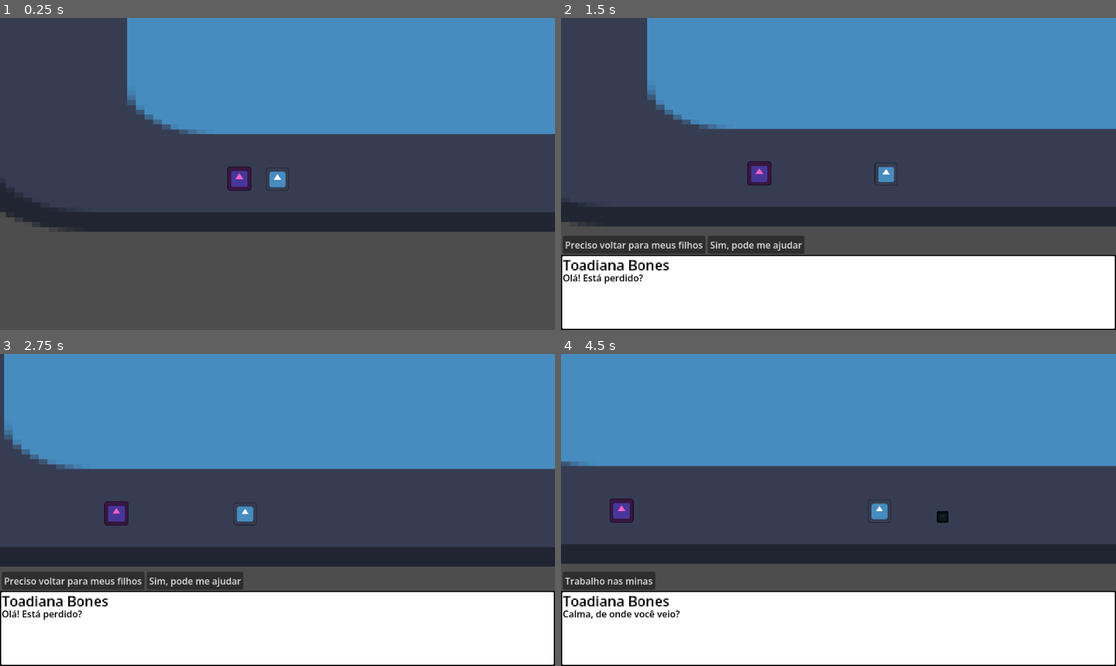
Above: before the commit, frames 1-4 (two rows, left to right).
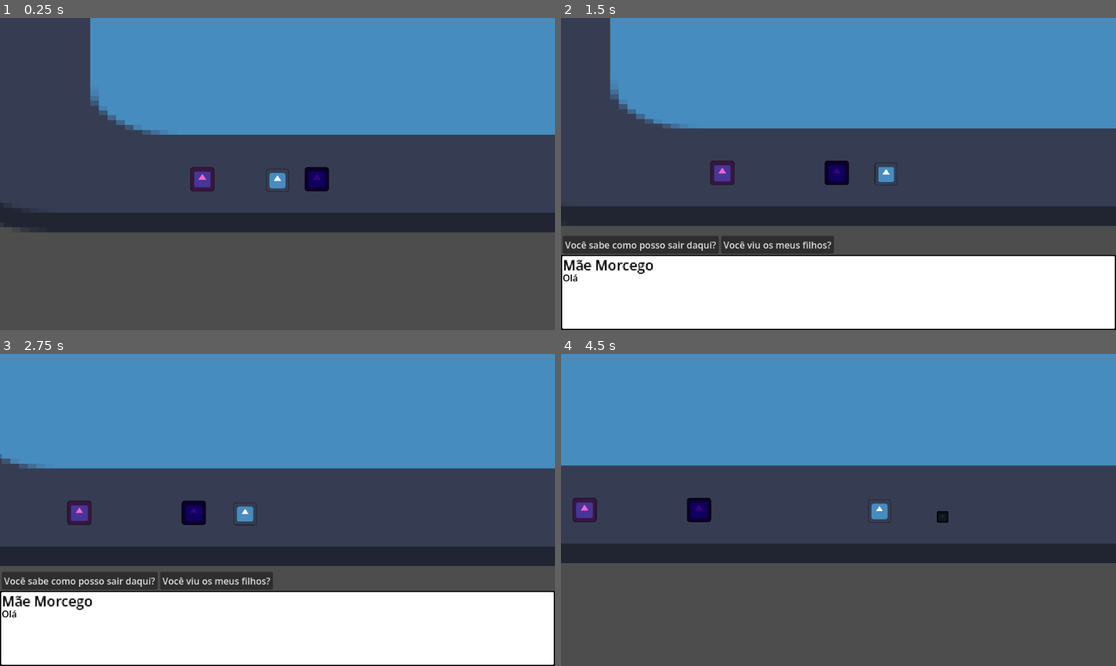
Above: after the commit, the same moments.

Repository: OTalDoPedrinho/-not-mine-story
Game: Godot game, scene res://cenas/cena_01.tscn
The game is run twice, just before and just after one commit, with the same random seed, the same clock (stepped at 60 frames per second) and the same inputs. The engine's default icon, where the game draws it, is replaced by a stand-in: a white triangle on a blue panel in a dark square.
Inputs (mouse positions are in pixels of both pictures, inside the frame that each line leads up to):
- Up to frame 1 (0.25 s): no input
- Up to frame 2 (1.5 s): move the mouse to (960, 158) at 0.52 s; hold W (act) 0.53-1.28 s; hold D (right) from 0.53 s (still down); click (960, 158) at 0.67 s; tap Space (jump) at 0.77 s; move the mouse to (727, 189) at 1.27 s; tap W (act) at 1.35 s
- Up to frame 3 (2.75 s): tap Space (jump) at 1.52 s; move the mouse to (333, 441) at 2.02 s; release D (right) at 2.03 s; hold A (left) from 2.03 s (still down); hold W (act) from 2.03 s (still down); click (333, 441) at 2.1 s
- Up to frame 4 (4.5 s): move the mouse to (810, 572) at 2.77 s; release A (left) at 2.78 s; release W (act) at 2.78 s; hold D (right) 2.78-3.5 s; tap Shift (dash) at 2.85 s; click (810, 572) at 2.92 s; tap Space (jump) at 3.02 s; tap W (act) at 3.05 s; click (577, 581) at 3.5 s, where only the run after the commit has a clickable "Vi não"; move the mouse to (1005, 556) at 4.27 s; hold D (right) from 4.28 s (still down); hold W (act) from 4.28 s (still down); right-click (1005, 556) at 4.35 s

The runs differ from the first frame. In frame 1, 4.5% of the frame differs, in the area x 0-100%, y 0-69%; in frame 2, 5.7%; in frame 3, 3.9%; in frame 4, 26%, in the area x 0-100%, y 34-100%.

Commit message:
dialogo parte sla porra

Diff:
--- a/cenas/cena_01.tscn
+++ b/cenas/cena_01.tscn
@@ -2,10 +2,11 @@
 
 [ext_resource type="Texture2D" uid="uid://c6ie2v10trmjk" path="res://icon.svg" id="1_tayw6"]
 [ext_resource type="PackedScene" uid="uid://dxbthm5ini32n" path="res://cenas/player.tscn" id="2_is7n3"]
-[ext_resource type="PackedScene" uid="uid://dbyen4fo13nbj" path="res://cenas/toadiana_bones.tscn" id="4_jp4th"]
+[ext_resource type="PackedScene" uid="uid://cg76qeu011cgv" path="res://cenas/npcs/bat_mom.tscn" id="4_ce8lm"]
+[ext_resource type="PackedScene" uid="uid://dbyen4fo13nbj" path="res://cenas/npcs/toadiana_bones.tscn" id="4_jp4th"]
 
 [sub_resource type="RectangleShape2D" id="RectangleShape2D_is7n3"]
-size = Vector2(1163, 115)
+size = Vector2(1163, 114.5)
 
 [sub_resource type="RectangleShape2D" id="RectangleShape2D_ur80h"]
 size = Vector2(20, 658)
@@ -23,7 +24,7 @@
 [node name="Floor" type="StaticBody2D" parent="." unique_id=240617675]
 
 [node name="CollisionShape2D" type="CollisionShape2D" parent="Floor" unique_id=346820954]
-position = Vector2(497, 562)
+position = Vector2(497, 562.25)
 shape = SubResource("RectangleShape2D_is7n3")
 
 [node name="LWall" type="StaticBody2D" parent="." unique_id=12602392]
@@ -39,7 +40,10 @@
 shape = SubResource("RectangleShape2D_ce8lm")
 
 [node name="Player" parent="." unique_id=1428523968 instance=ExtResource("2_is7n3")]
-position = Vector2(280, 485)
+position = Vector2(312, 484)
 
 [node name="Toadiana Bones" parent="." unique_id=1378502993 instance=ExtResource("4_jp4th")]
 position = Vector2(247, 494)
+
+[node name="Bat Mom" parent="." unique_id=1092346314 instance=ExtResource("4_ce8lm")]
+position = Vector2(346, 494)
--- a/cenas/dialogue.tscn
+++ b/cenas/dialogue.tscn
@@ -1,6 +1,6 @@
 [gd_scene format=3 uid="uid://ck7o8oj4850m5"]
 
-[ext_resource type="Script" uid="uid://dnjxxutyx4xvc" path="res://scripts/dialogue.gd" id="1_2a7po"]
+[ext_resource type="Script" uid="uid://dnjxxutyx4xvc" path="res://scripts/dialogue_canvaslayer.gd" id="1_2a7po"]
 [ext_resource type="Texture2D" uid="uid://b7g8irw0tt3lt" path="res://sprites/TextBox.png" id="2_3e78c"]
 
 [node name="Dialogue" type="CanvasLayer" unique_id=2076664990]
--- /dev/null
+++ b/cenas/npcs/bat_mom.tscn
@@ -0,0 +1,20 @@
+[gd_scene format=3 uid="uid://cg76qeu011cgv"]
+
+[ext_resource type="Script" uid="uid://bn74mv6qyrn4t" path="res://scripts/classes/npc_class.gd" id="1_qabw6"]
+[ext_resource type="Texture2D" uid="uid://c6ie2v10trmjk" path="res://icon.svg" id="2_2sctj"]
+
+[sub_resource type="CircleShape2D" id="CircleShape2D_hurt8"]
+radius = 27.018513
+
+[node name="Bat Mom" type="Area2D" unique_id=1378502993]
+script = ExtResource("1_qabw6")
+json_path = "res://dialogos/bat_mom.json"
+metadata/_custom_type_script = "uid://bn74mv6qyrn4t"
+
+[node name="CollisionShape2D" type="CollisionShape2D" parent="." unique_id=1003203557]
+shape = SubResource("CircleShape2D_hurt8")
+
+[node name="Sprite2D" type="Sprite2D" parent="." unique_id=1086637331]
+modulate = Color(0.21675432, 0.00053088216, 0.49836564, 1)
+scale = Vector2(0.16406251, 0.1640625)
+texture = ExtResource("2_2sctj")
--- /dev/null
+++ b/dialogos/bat_mom.json
@@ -0,0 +1,84 @@
+{
+  "id": "bat_mom",
+  "name": "Mãe Morcego",
+  "encontros": {
+	"0": {
+	  "name": "Mãe Morcego",
+	  "falas": [
+		{
+		  "id": "inicio",
+		  "texto": "Olá",
+		  "opcoes": [
+			{
+			  "texto": "Você sabe como posso sair daqui?",
+			  "proximo": "explicar_saida"
+			},
+			{
+			  "texto": "Você viu os meus filhos?",
+			  "proximo": "perguntar_filhos"
+			}
+		  ]
+		},
+		{
+		  "id": "explicar_saida",
+		  "texto": "Seguindo até o fim da mina. Passando pelos insetos e os estranhos.\nNo final é só subir, mas...",
+		  "proximo": "perguntar_filhos"
+		},
+		{
+		  "id": "perguntar_filhos",
+		  "texto": "Você viu os meus filhos?",
+		  "opcoes": [
+			{
+			  "texto": "Vi não",
+			  "proximo": "fim_triste"
+			},
+			{
+			  "texto": "Os morceguinhos?",
+			  "proximo": "confirmar_filhos"
+			}
+		  ]
+		},
+		{
+		  "id": "confirmar_filhos",
+		  "texto": "Sim, eles mesmo",
+		  "opcoes": [
+			{
+			  "texto": "Sim",
+			  "proximo": "perguntar_machucou"
+			},
+			{
+			  "texto": "Não",
+			  "proximo": "fim_triste"
+			}
+		  ]
+		},
+		{
+		  "id": "perguntar_machucou",
+		  "texto": "Mas você fez algo com eles? Eles não sabem o que fazem.\nA Escuridão fez isso com eles. Não sei o que faria se algum se machucasse.",
+		  "opcoes": [
+			{
+			  "texto": "Não",
+			  "proximo": "fim_feliz"
+			},
+			{
+			  "texto": "Sim",
+			  "proximo": "fim_honesto"
+			}
+		  ]
+		},
+		{
+		  "id": "fim_triste",
+		  "texto": "Ah que pena. Obrigado. Tchau"
+		},
+		{
+		  "id": "fim_feliz",
+		  "texto": "Ah que bom. Mal posso esperar para ver eles"
+		},
+		{
+		  "id": "fim_honesto",
+		  "texto": "Ah. Talvez não tivesse como reverter. Obrigado pela honestidade"
+		}
+	  ]
+	}
+  }
+}
--- a/project.godot
+++ b/project.godot
@@ -74,7 +74,7 @@
 
 [editor_plugins]
 
-enabled=PackedStringArray("res://addons/dialogic/plugin.cfg")
+enabled=PackedStringArray()
 
 [global_group]
 
--- a/scripts/classes/npc_class.gd
+++ b/scripts/classes/npc_class.gd
@@ -3,7 +3,7 @@
 
 @export var ensinar: String = ""
 @export var json_path: String = ""
-@export var npc_name: String = "NPC"
+@onready var player = $"../Player"
 
 var player_in_range = false
 var encontros = 0
@@ -24,3 +24,4 @@
 func _process(delta):
 	if player_in_range and Input.is_action_just_pressed("act"):
 		Dialogo.iniciar_dialogo(self, json_path, encontros)
+		player.velocity.x = 0
--- a/scripts/dialogo.gd
+++ b/scripts/globals/dialogo.gd
@@ -80,12 +80,15 @@
 
 func _executar_evento(evento: String):
 	match evento:
-		"_dar_picareta":
+		"dar_picareta":
 			Global.has_picaxe = true
-		"_sim":
-			pass
-		"_nao":
-			pass
+		"checar_verdade":
+			if Global.bat_killer:
+				Global.mentiu_para_batmom = true
+				print(str(Global.mentiu_para_batmom))
+			else:
+				Global.mentiu_para_batmom = false
+				print(str(Global.mentiu_para_batmom))
 
 func _finalizar_dialogo():
 	cur_npc.encontros += 1
--- a/scripts/global.gd
+++ b/scripts/globals/global.gd
@@ -6,3 +6,4 @@
 var has_dash = true
 var has_pitch = false
 var bat_killer = false
+var mentiu_para_batmom = false
--- a/scripts/player.gd
+++ b/scripts/player.gd
@@ -12,11 +12,11 @@
 #region Booleans
 var iframed = true
 var squat = false
+var player_in_range = false
 #endregion
 
 #region Variables
 var knockback_dir
-
 var shoot_timer = 0.0
 var shoot_dur = 0.2
 var iframes_timer = 0
@@ -35,8 +35,6 @@
 #endregion
 
 func _physics_process(delta: float) -> void:
-	print(str(hp))
-
 	var move_x = int(Input.is_action_pressed("right")) - int(Input.is_action_pressed("left"))
 	dash_timer += delta
 
@@ -131,9 +129,11 @@
 		if collider.is_in_group('projetil'):
 			continue
 	#endregion
+
 	velocity.y += Global.grvt
 
 	move_and_slide()
+
 
 func _on_atk_hitbox_body_entered(body: Node2D) -> void:
 	if body is Enemy:
Renamed: cenas/toadiana_bones.tscn -> cenas/npcs/toadiana_bones.tscn
Renamed: scripts/dialogue.gd -> scripts/dialogue_canvaslayer.gd
Renamed: scripts/dialogue.gd.uid -> scripts/dialogue_canvaslayer.gd.uid
Renamed: scripts/dialogo.gd.uid -> scripts/globals/dialogo.gd.uid
Renamed: scripts/global.gd.uid -> scripts/globals/global.gd.uid
